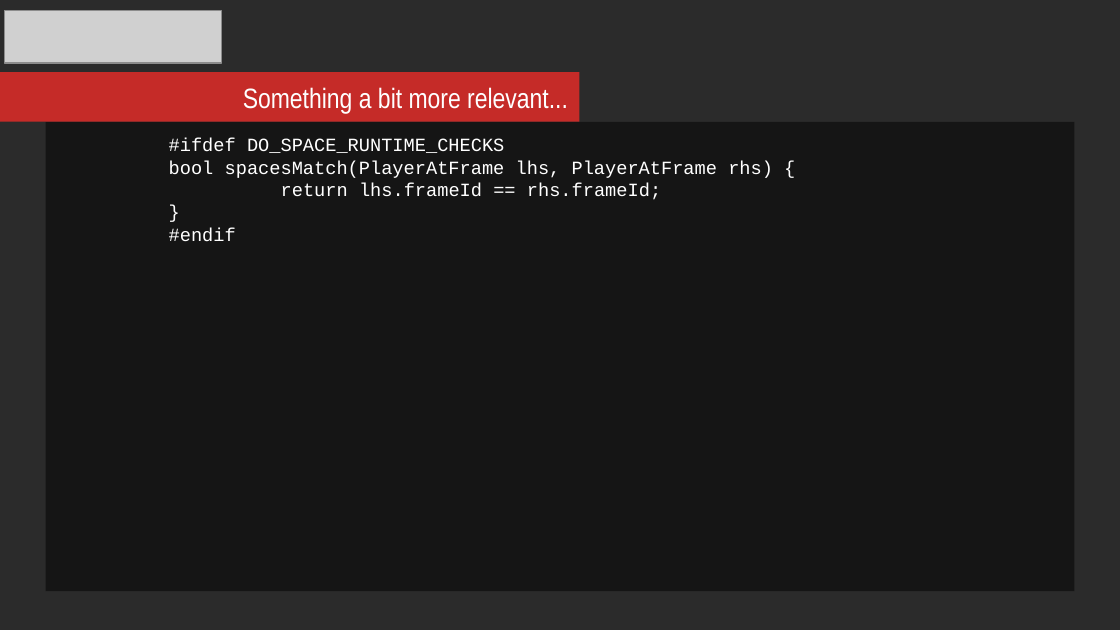
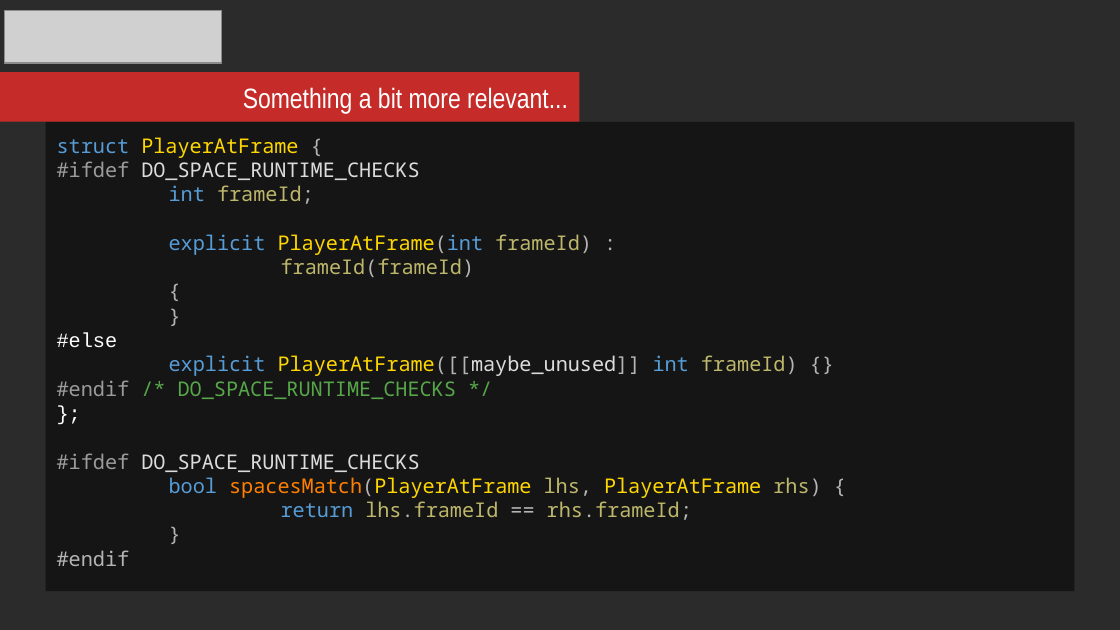
Before and after one commit to mikosz/type-safety, a slide deck: slide 29 of ask-not-what-you-can-do-for-the-compiler.odp (slide 27 before the commit). Drawn at 1120x630 pixels with LibreOffice and Linux fonts; fonts in the diff are those of the drawing; grey boxes stand for pictures; background and template pictures are left out; a plain dark background stands for a picture behind light text. Boxes give left, top, right and bottom in pixels: in the first picture for what was removed or moved away, otherwise in the second. Text is boxed around its words. In the diff, an @@ line names an element or a change of style, - is before the commit and + after.

```diff
--- a/ask-not-what-you-can-do-for-the-compiler.odp
+++ b/ask-not-what-you-can-do-for-the-compiler.odp
@@ text in rectangle at bbox=[57, 137, 798, 399]: paragraphs added @@
+struct PlayerAtFrame {
+#ifdef DO_SPACE_RUNTIME_CHECKS
+int frameId;
+explicit PlayerAtFrame(int frameId) :
+frameId(frameId)
+{
+}
+#else
+explicit PlayerAtFrame([[maybe_unused]] int frameId) {}
+#endif /* DO_SPACE_RUNTIME_CHECKS */
+};
@@ text in rectangle at bbox=[57, 453, 821, 566]: size 12 to 13 pt, font Courier New to Noto Sans Mono in "#ifdef DO_SPACE_RUNTIME_CHECKS", "bool spacesMatch(PlayerAtFrame lhs, PlayerAtFrame rhs) {", "return lhs.frameId == rhs.frameId;", "}" and 1 more places; text colour #FFFFFF to #9B9B9B in "#ifdef"; text colour #FFFFFF to #DCDCDC in "DO_SPACE_RUNTIME_CHECKS"; text colour #FFFFFF to #569CD6 in "bool", "return"; text colour #FFFFFF to #FF8000 in "spacesMatch(PlayerAtFrame"; text colour #FFFFFF to #B4B4B4 in "spacesMatch(PlayerAtFrame lhs, rhs) {", "lhs.frameId == rhs.frameId;", "}", "#endif"; text colour #FFFFFF to #FFD700 in "spacesMatch(PlayerAtFrame PlayerAtFrame"; text colour #FFFFFF to #BDB76B in "lhs, rhs)", "lhs.frameId rhs.frameId;"; indent changed @@
```
Also in this commit, not shown: 5 other slides changed, 1 slide added, 1 slide removed.
